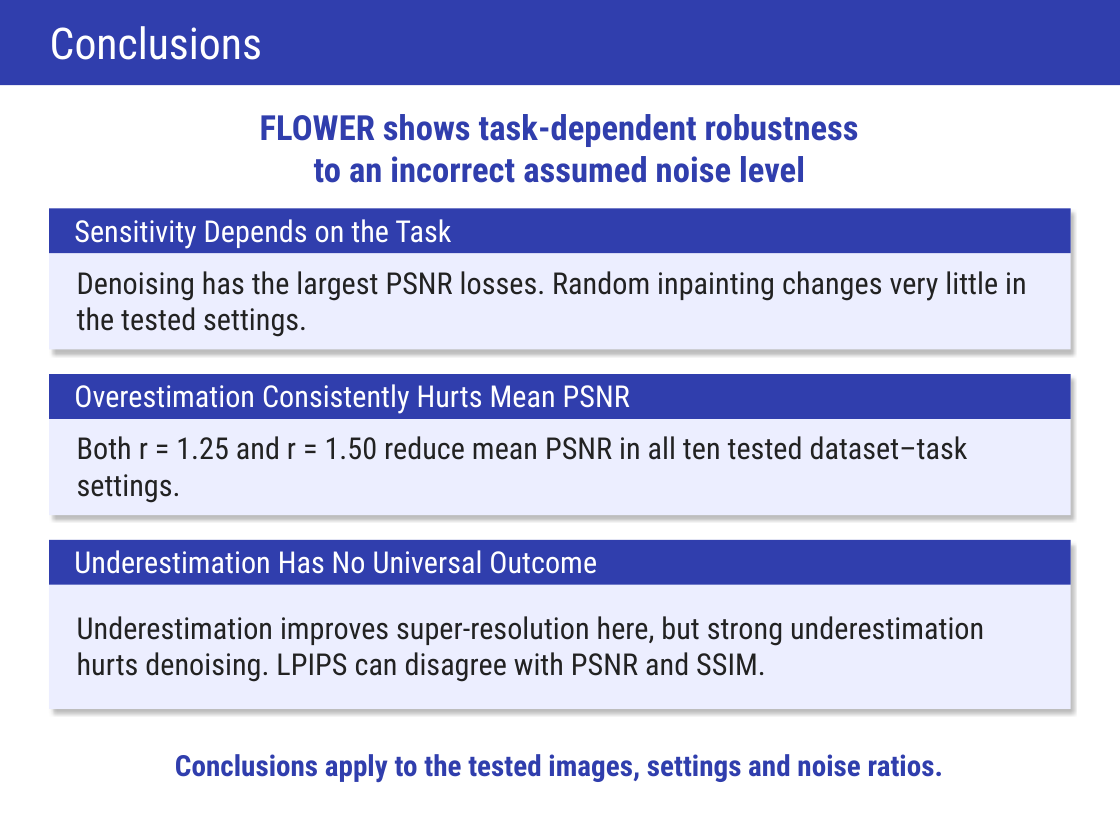
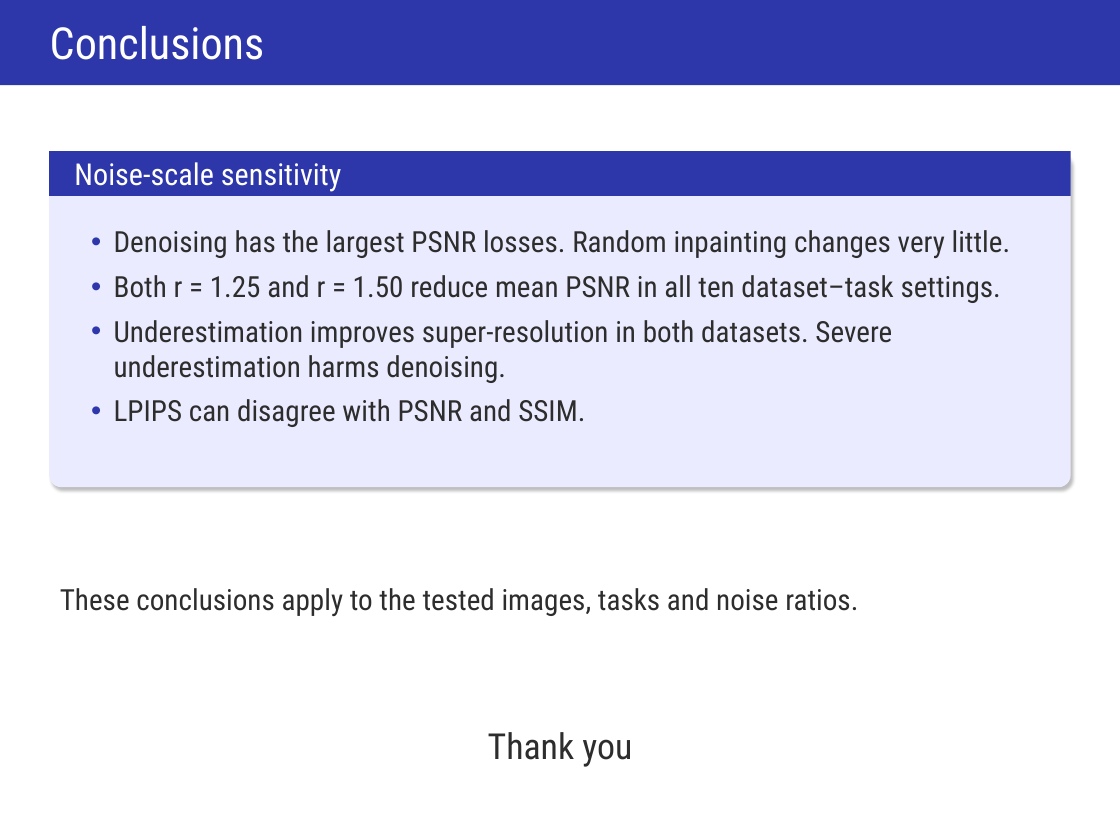
Before and after one commit to ItayShorian07/Diffusion--flower-project, a slide deck: slide 19 of artifacts/presentation/FLOWER- Presentation.pptx. Drawn at 1120x840 pixels with LibreOffice and Linux fonts; fonts in the diff are those of the drawing. Boxes give left, top, right and bottom in pixels: in the first picture for what was removed or moved away, otherwise in the second. Text is boxed around its words. In the diff, an @@ line names an element or a change of style, - is before the commit and + after.

```diff
--- a/artifacts/presentation/FLOWER- Presentation.pptx
+++ b/artifacts/presentation/FLOWER- Presentation.pptx
@@ rectangle at [0,0,1120,85]: fill #303EAD to #2D37AA @@
@@ text "Conclusions" at [50,26,265,60]: size 29.2 to 29.6 pt @@
@@ text removed at [260,114,859,183] @@
-FLOWER shows task-dependent robustness
-to an incorrect assumed noise level
@@ rectangle at [49,152,1071,197]: fill #303EAD to #2D37AA @@
@@ rectangle: place and size @@
-rectangle at [49,209,1071,254]
+rectangle at [49,152,1071,197]
@@ rounded rectangle: place and size @@
-rounded rectangle at [49,209,1071,349]
+rounded rectangle at [49,152,1071,487]
@@ rounded rectangle at [49,152,1071,487]: rectangle to rounded rectangle; fill #ECEEFF to #EBEBFF @@
@@ text at [74,162,341,192]: text changed @@
-Sensitivity Depends on the Task
+Noise-scale sensitivity
@@ text "Denoising has the largest PSNR ..." at [114,230,1011,427]: vertical alignment middle to top @@
@@ text at [114,230,1011,427]: text changed; size 20.2 to 19.5 pt; text colour #222222 to #2D2D2D @@
-Denoising has the largest PSNR losses. Random inpainting changes very little in the tested settings.
+• Denoising has the largest PSNR losses. Random inpainting changes very little.
+• Both r = 1.25 and r = 1.50 reduce mean PSNR in all ten dataset–task settings.
+• Underestimation improves super-resolution in both datasets. Severe underestimation harms denoising.
+• LPIPS can disagree with PSNR and SSIM.
@@ rectangle removed at [49,374,1071,515] @@
@@ rectangle removed at [49,374,1071,419] @@
@@ text removed at [74,384,630,414] @@
-Overestimation Consistently Hurts Mean PSNR
@@ text removed at [77,436,968,503] @@
-Both r = 1.25 and r = 1.50 reduce mean PSNR in all ten tested dataset–task settings.
@@ rectangle removed at [49,540,1071,708] @@
@@ rectangle removed at [49,540,1071,585] @@
@@ text removed at [74,550,597,574] @@
-Underestimation Has No Universal Outcome
@@ text at [60,588,858,616]: text changed; text colour #303EAD to #2D2D2D; bold off @@
-Conclusions apply to the tested images, settings and noise ratios.
+These conclusions apply to the tested images, tasks and noise ratios.
@@ text removed at [77,616,984,682] @@
-Underestimation improves super-resolution here, but strong underestimation hurts denoising. LPIPS can disagree with PSNR and SSIM.
@@ text added at [488,732,632,767], 24 pt, text #2D2D2D @@
+Thank you
```
Also in this commit, not shown: 19 other slides changed, 2 other files.
